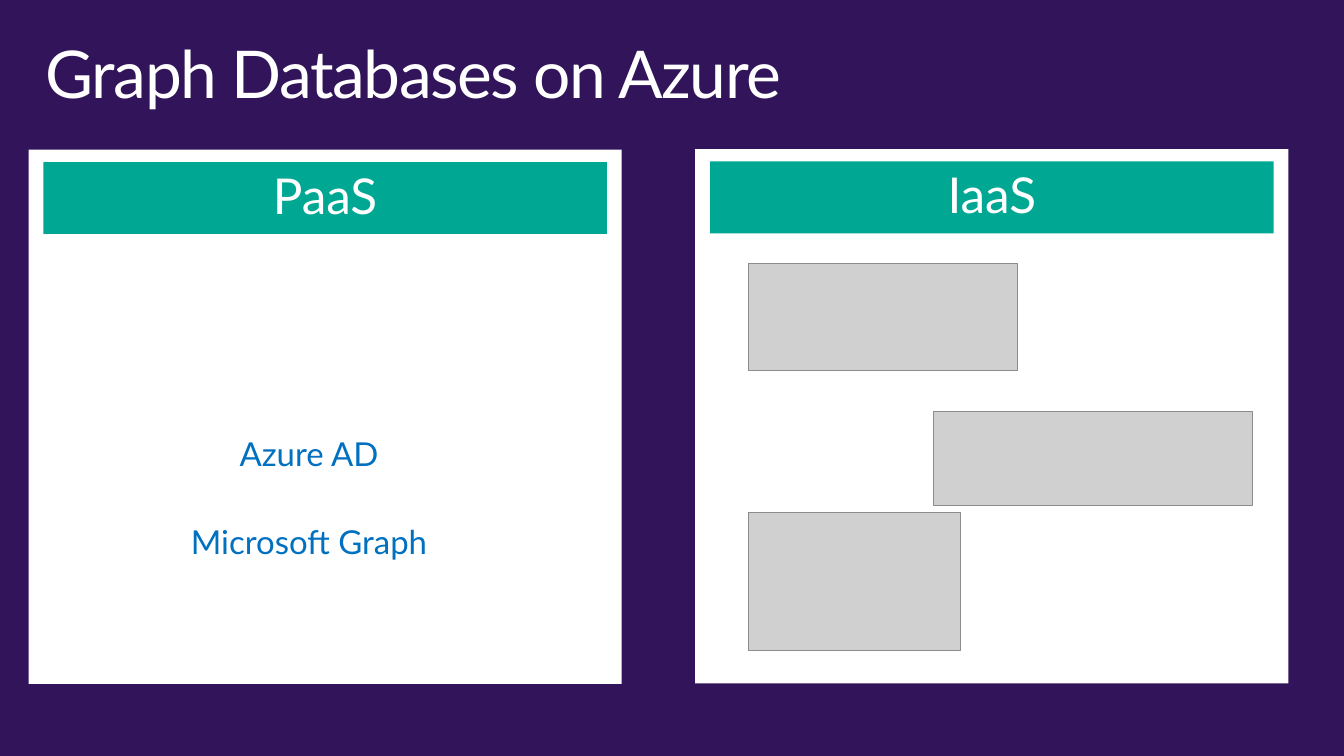
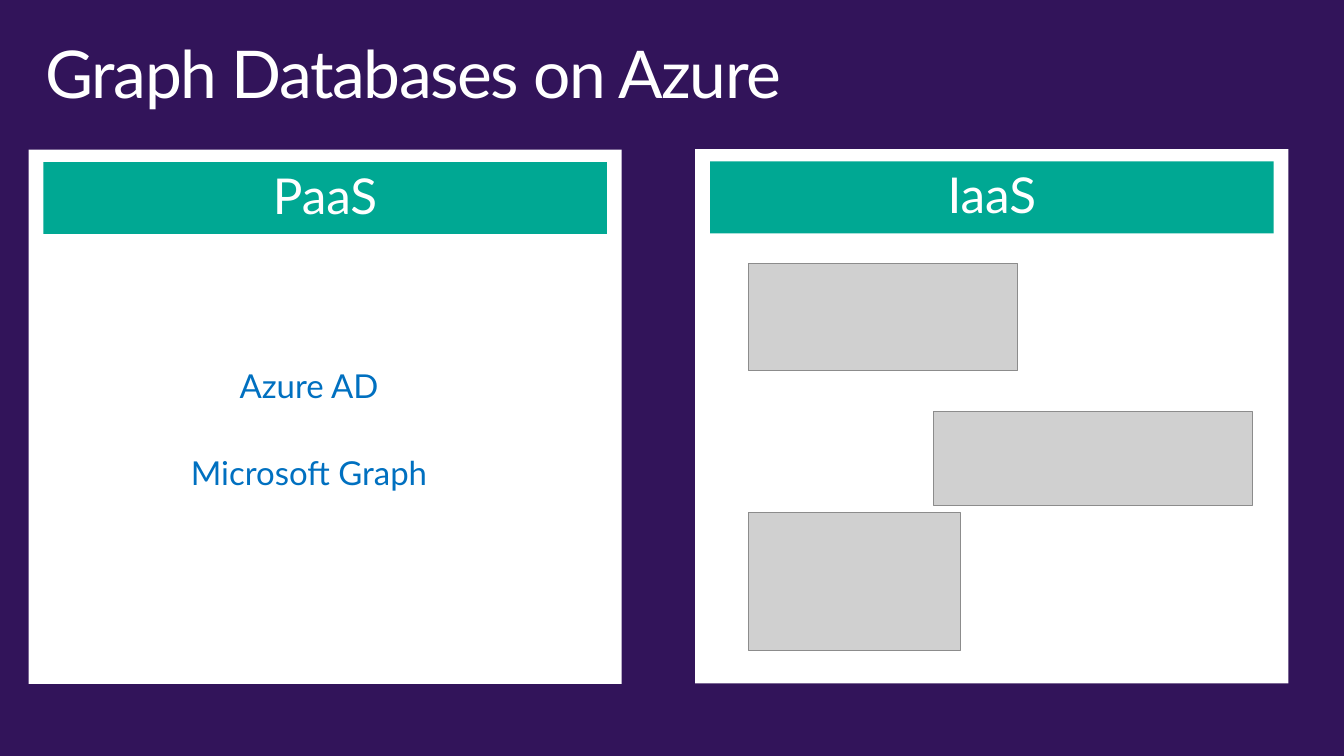
Before and after one commit to wely/DevCamp, a slide deck: slide 32 of Presentation/Module02-ModernCloudApps.pptx. Drawn at 1344x756 pixels with LibreOffice and Linux fonts; fonts in the diff are those of the drawing; grey boxes stand for pictures; background and template pictures are left out. Boxes give left, top, right and bottom in pixels: in the first picture for what was removed or moved away, otherwise in the second. Text is boxed around its words. In the diff, an @@ line names an element or a change of style, - is before the commit and + after.

```diff
--- a/Presentation/Module02-ModernCloudApps.pptx
+++ b/Presentation/Module02-ModernCloudApps.pptx
@@ text "Azure AD": place and size @@
-text "Azure AD" at [191,442,427,560]
+text "Azure AD" at [191,374,427,491]
```
Also in this commit, not shown: 1 other slide changed.
